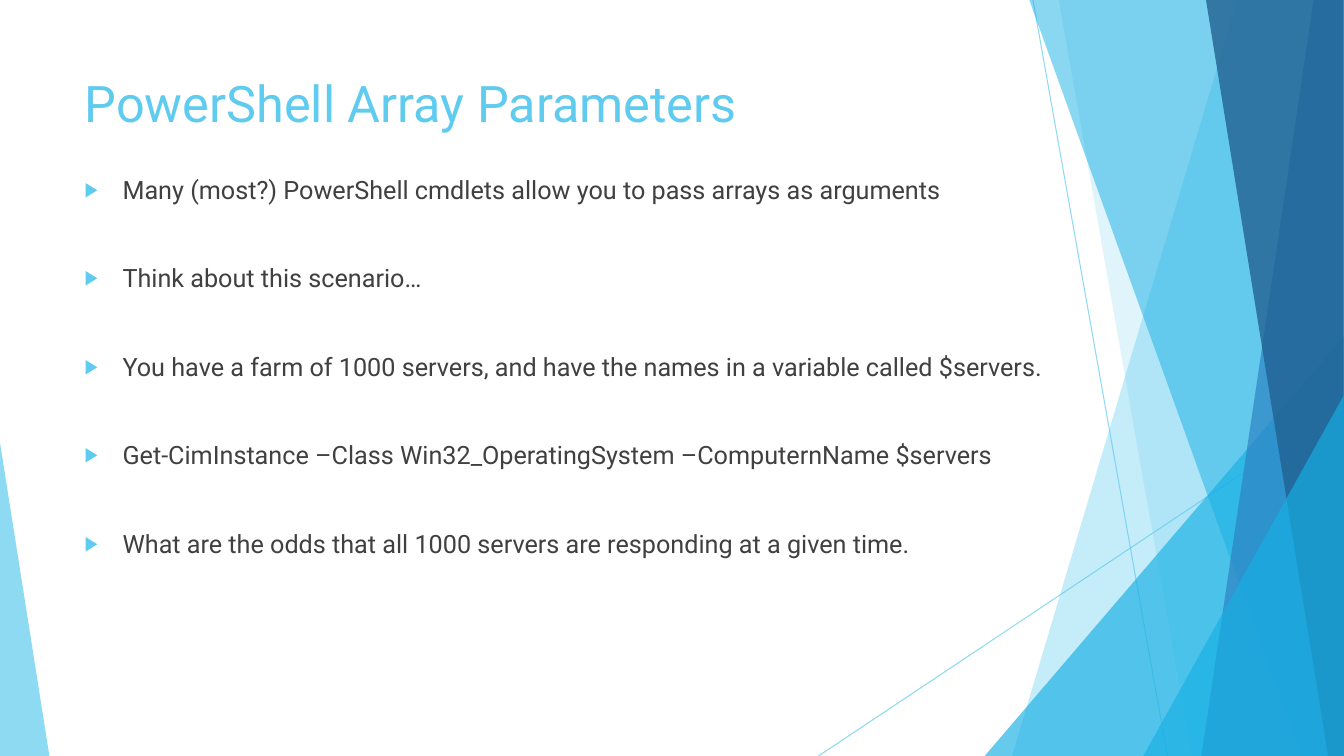
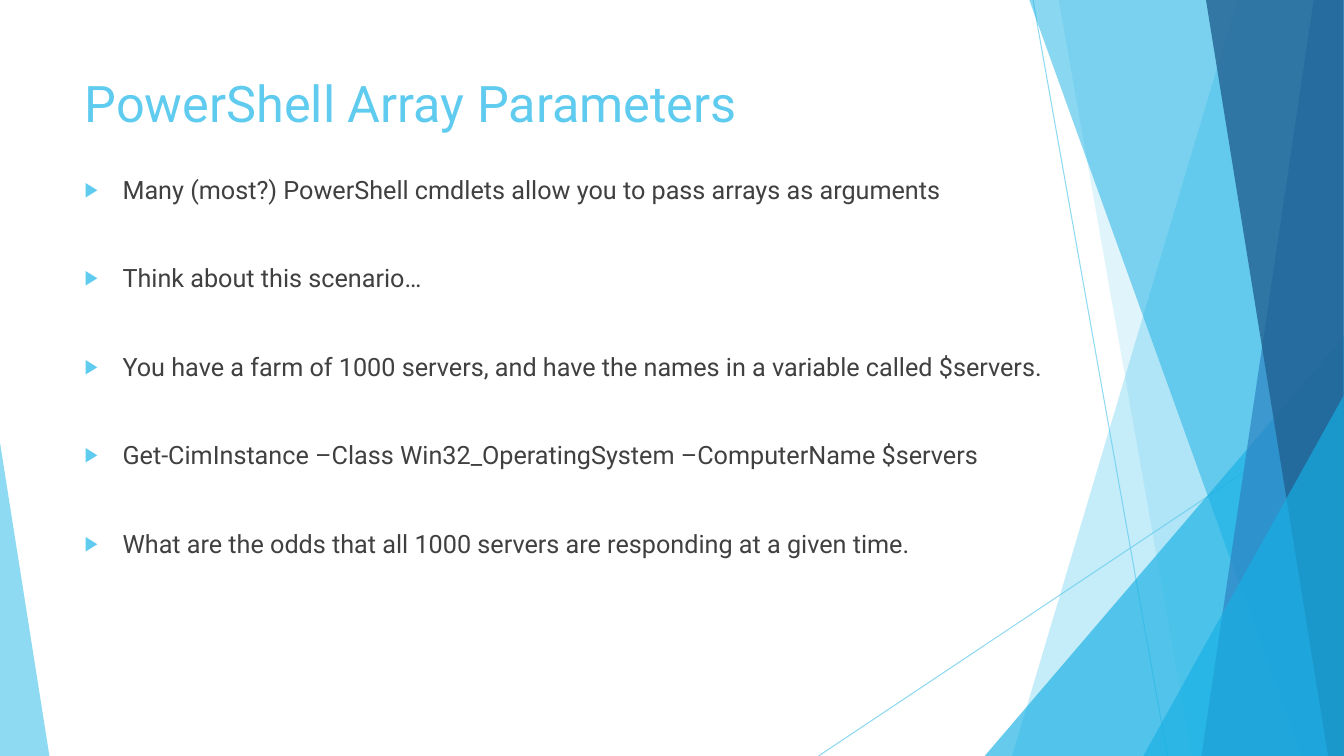
Before and after one commit to MikeShepard/Documents, a slide deck: slide 10 of PowerShell Error Handling.pptx. Drawn at 1344x756 pixels with LibreOffice and Linux fonts; fonts in the diff are those of the drawing. Boxes give left, top, right and bottom in pixels: in the first picture for what was removed or moved away, otherwise in the second. Text is boxed around its words. In the diff, an @@ line names an element or a change of style, - is before the commit and + after.

Commit message:
Updated

```diff
--- a/PowerShell Error Handling.pptx
+++ b/PowerShell Error Handling.pptx
@@ text at box(123, 443, 978, 470): text changed @@
-▶ Get-CimInstance –Class Win32_OperatingSystem –ComputernName $servers
+▶ Get-CimInstance –Class Win32_OperatingSystem –ComputerName $servers
```
Also in this commit, not shown: 1 other slide changed.
